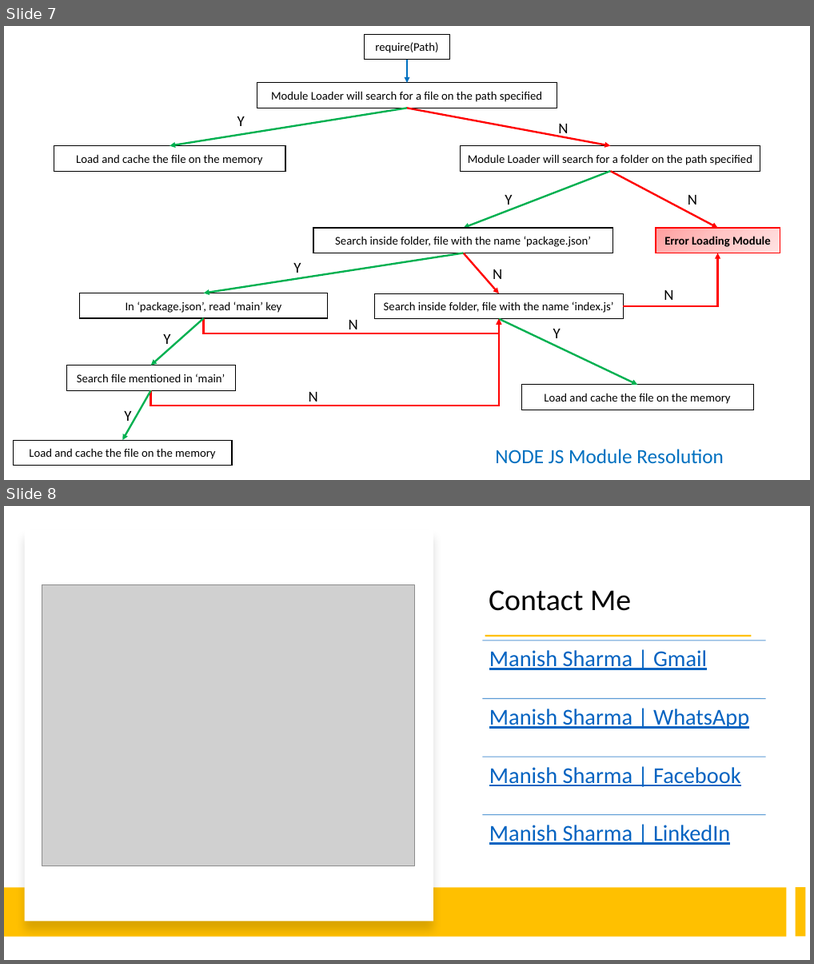
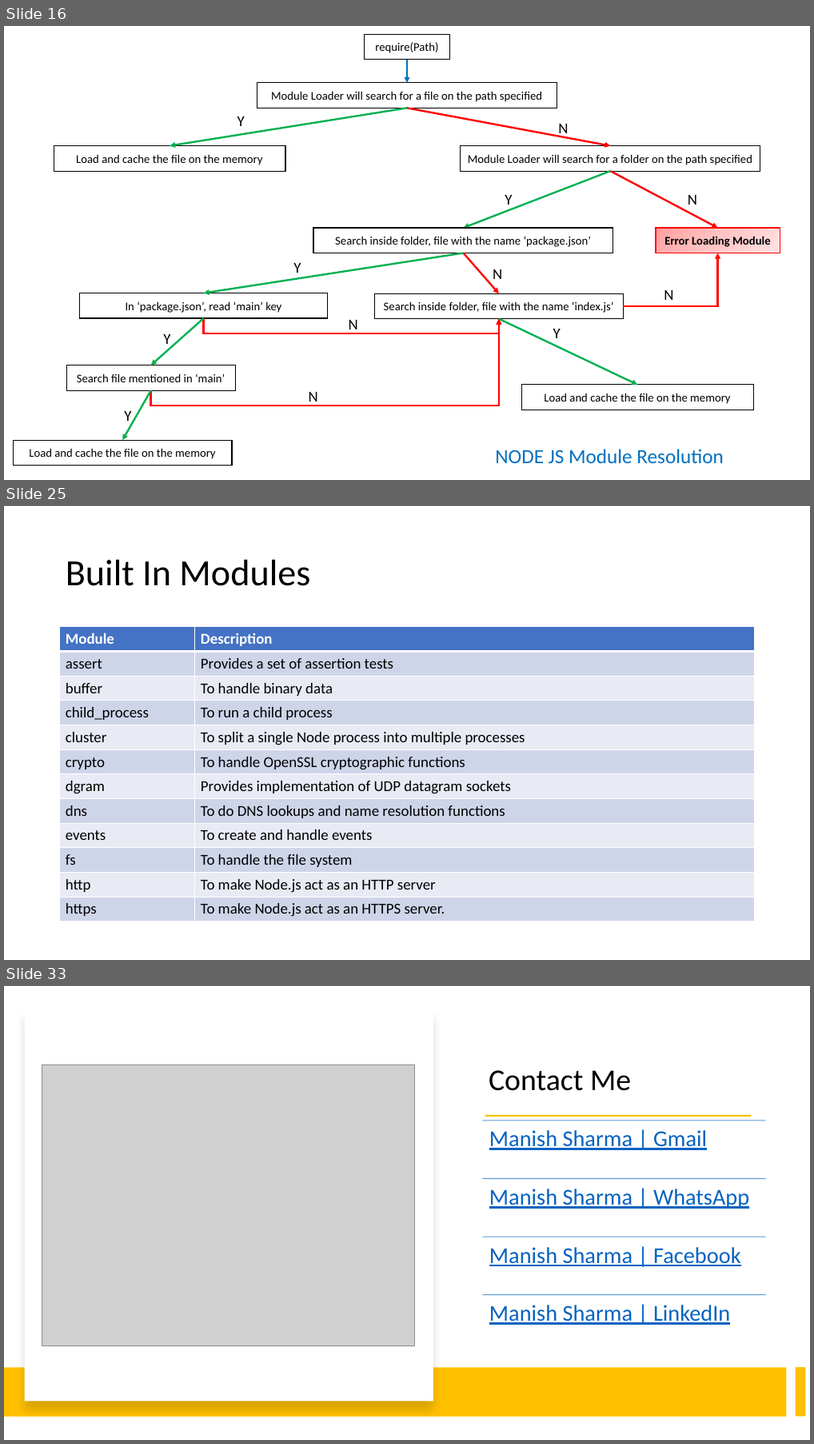
Before and after one commit to explore-with-manish/im-jan24, a slide deck: Node/Notes/Node.pptx. Shown one above the other, each under a label of ours: slides 7 and 8 before the commit, slides 16, 25 and 33 after it; the slides between them are not shown. The pictures are 814x964 and 814x1444 pixels, drawn with LibreOffice and Linux fonts; fonts in the diff are those of the drawing; grey boxes stand for pictures. Boxes give left, top, right and bottom in pixels: in the first picture for what was removed or moved away, otherwise in the second. Text is boxed around its words. In the diff, an @@ line names an element or a change of style, - is before the commit and + after.

```diff
--- a/Node/Notes/Node.pptx
+++ b/Node/Notes/Node.pptx
@@ slide 25 added at [4,506,810,960], background #FFFFFF @@
@@ title added at [66,560,310,586], 44 pt, text #000000 @@
+Built In Modules
@@ table added at [60,627,755,922], 12 rows, 2 columns @@
+Module | Description
+assert | Provides a set of assertion tests
+buffer | To handle binary data
+child_process | To run a child process
+cluster | To split a single Node process into multiple processes
+crypto | To handle OpenSSL cryptographic functions
+dgram | Provides implementation of UDP datagram sockets
+dns | To do DNS lookups and name resolution functions
+events | To create and handle events
+fs | To handle the file system
+http | To make Node.js act as an HTTP server
+https | To make Node.js act as an HTTPS server.
@@ what was slide 7 is now slide 16 @@
@@ what was slide 8 is now slide 33 @@
```
Also in this commit, not shown: 24 other slides added, 2 other files.
